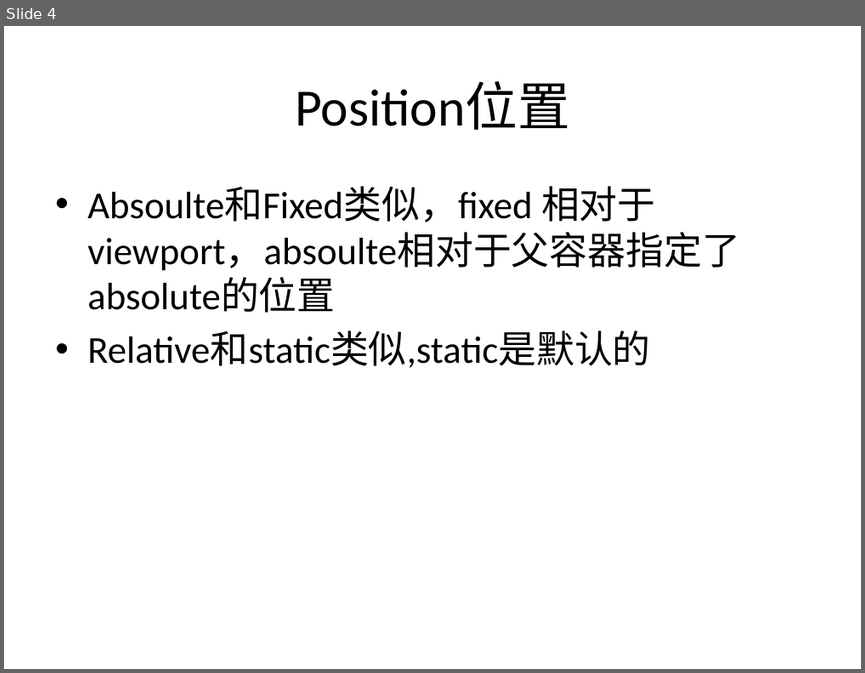
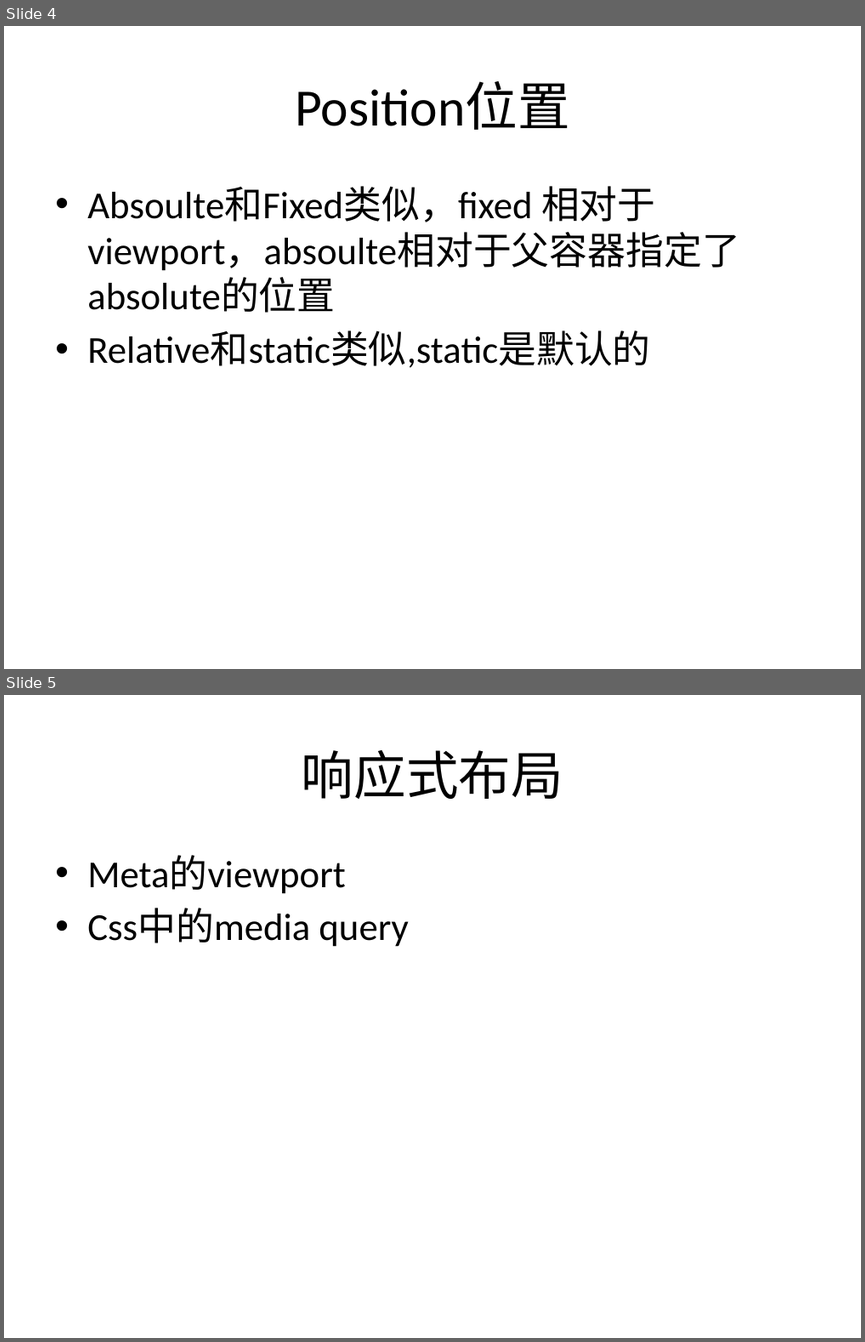
Before and after one commit to jasonLiu001/css-learning-class, a slide deck: doc/css-learning.pptx. Shown one above the other, each under a label of ours: slide 4 before the commit, slides 4 and 5 after it. The pictures are 865x673 and 865x1342 pixels, drawn with LibreOffice and Linux fonts; fonts in the diff are those of the drawing. Boxes give left, top, right and bottom in pixels: in the first picture for what was removed or moved away, otherwise in the second. Text is boxed around its words. In the diff, an @@ line names an element or a change of style, - is before the commit and + after.

```diff
--- a/doc/css-learning.pptx
+++ b/doc/css-learning.pptx
@@ slide 5 added at (x1=4, y1=695, x2=861, y2=1338), background #CBE9CF @@
@@ title added at (x1=302, y1=750, x2=563, y2=799), 44 pt, text #000000 @@
+响应式布局
@@ text added at (x1=87, y1=856, x2=408, y2=947), 32 pt, text #000000 @@
+• Meta的viewport
+• Css中的media query
```
Also in this commit, not shown: 1 other file.
